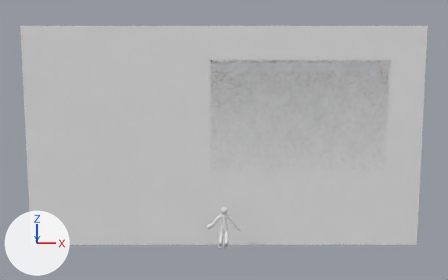
A saved change to the Blender file scenes/scene1/scene1.blend.
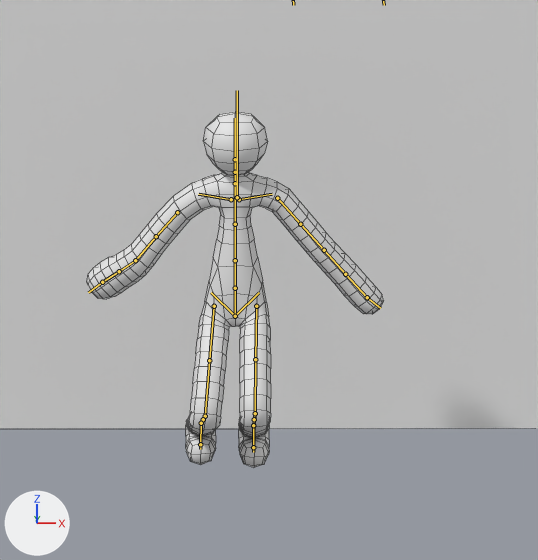
Old and new are each drawn whole from a camera (50 mm lens) standing at (-0.49, -21.88, 3.32) and looking at (-0.45, -0.63, 0.03) and again close up on the part from 44% to 58% of the width and 69% to 93% of the height. Every picture has the same lights, and +X, +Y and +Z are marked at lower left. Both versions are drawn at frame 337 of the action 'rig.002Action'; the numbers are the values there. The bones that bend it are drawn over the model as lines in the close-ups. The close-ups show mesh edges as thin lines.

In view in the first close-up: 'Plane', 'Vs'.
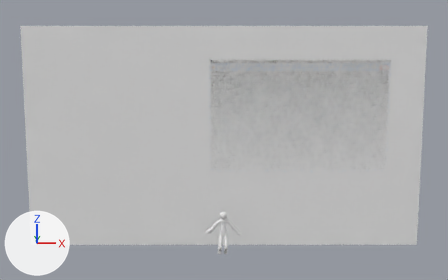
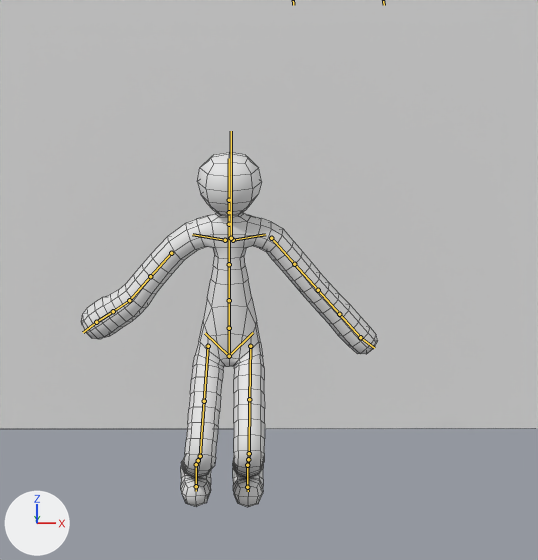
The edits, one by one:
Object 'rig.002' (bone_rig_object) moves from (-0.433, -0.955, -3.538) to (-0.457, -0.955, -3.71).
Bone 'foot_ik.R' (bone_foot_ik_r) moves from (-0.071, 0.127, -0.195) to (-0.066, 0.126, -0.206).

Where the change shows, as pixel boxes (x1, y1, x2, y2) in the close-ups (538 x 560 px):
'Plane', posed: before (87, 112, 384, 468); after (81, 152, 378, 507)
